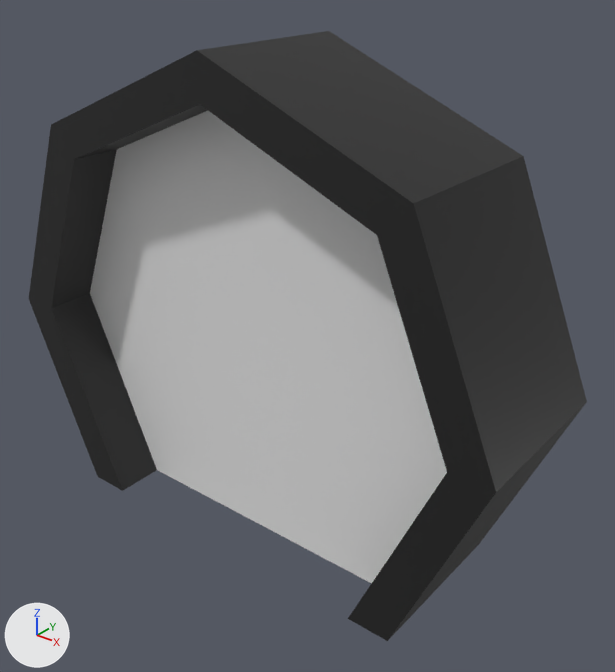
What one commit did to the Blender file assets/models/props/door_01.blend.
Camera for both pictures: a 50 mm lens placed at (1.74, -1.99, 2.01), pointed at (0.12, 0.04, 0.75). Every picture has the same lights, and +X, +Y and +Z are marked at lower left.

The first picture shows 'door_01'.
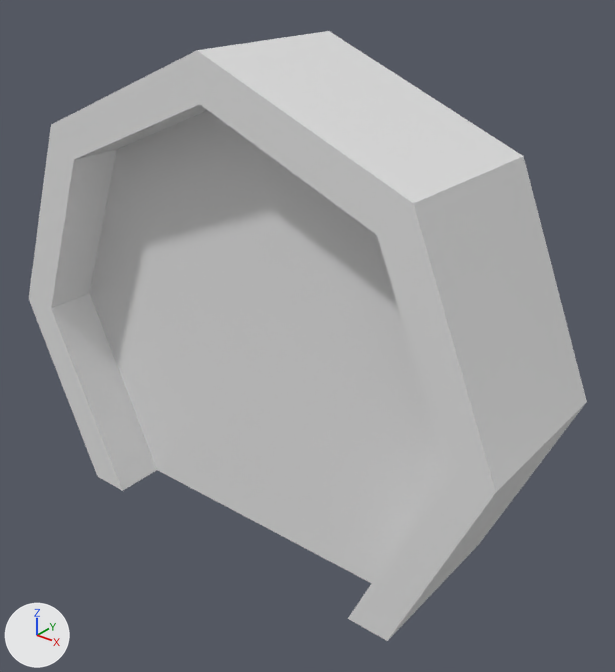
The edits, one by one:
me_door_01 has 48 vertices, 32 faces and spans x -1.0..1.0, y 0.0..1.7, z -0.29..0.29.
me_door_01 is used by ob_door_01; location (0.0, 0.0, 0.0); rotation (1.571, 0.0, 0.0), in degrees (90, 0, 0).
me_door_01 part 1: all 26 faces that had it switch from mat_door_frame_01 (black #202020) to mat_door_01 (its picture is missing).

Changed parts and their boxes [x1, y1, x2, y2] in the pictures (615 x 672 px):
part 1 of me_door_01, recoloured (black to grey): [29, 31, 587, 641] in both
